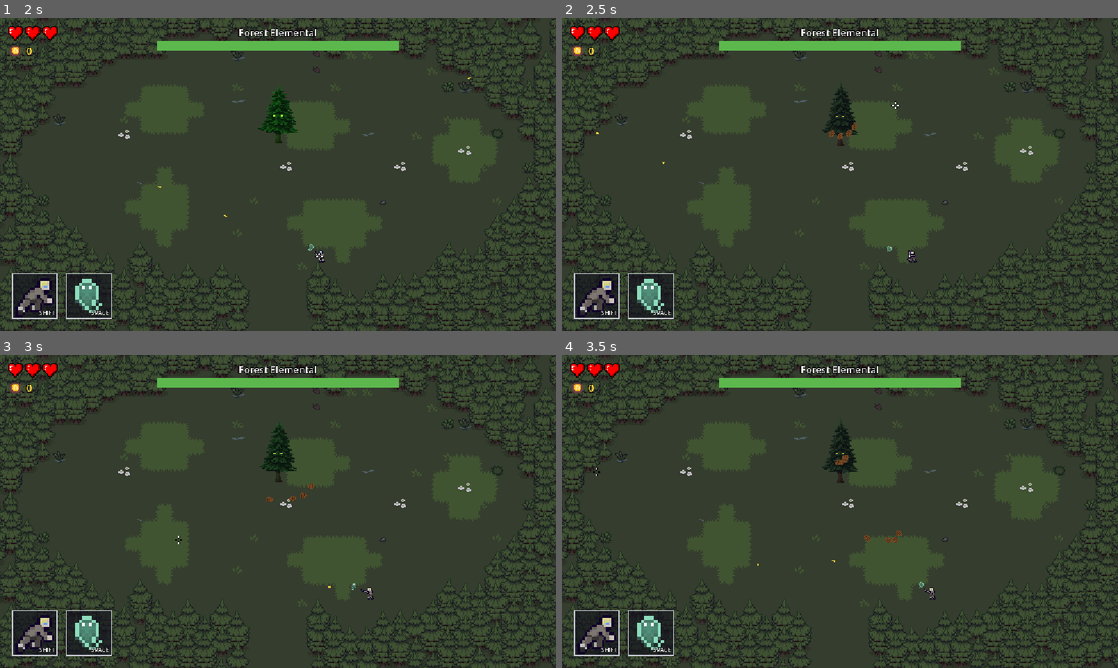
Above: before the commit, frames 1-4 (two rows, left to right).
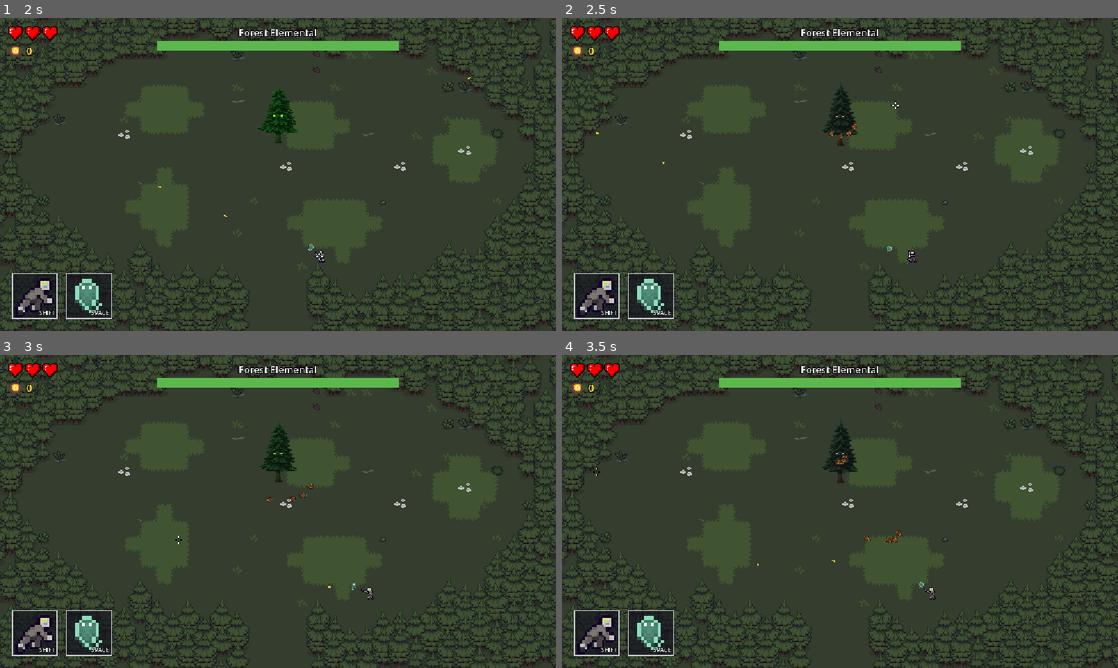
Above: after the commit, the same moments.

Repository: Silgnis/Game-Design-Project
Game: Godot game, scene res://Scenes/Rooms/boss_arena_test.tscn
Same seed, same stepped clock (60 frames per second), same inputs: the game is played once before the commit and once after it. This scene is started directly instead of the project's main scene. Sound files missing from this copy of the repository are replaced by a short silence.
Inputs (mouse positions are in pixels of both pictures, inside the frame that each line leads up to):
- Up to frame 1 (2 s): tap Enter (ui_accept) at 0.5, 0.77 s; move the mouse to (400, 158) at 0.52 s; press the mouse at (400, 158) at 0.53 s; hold Right (right) 0.53-1.25 s; release the mouse at (400, 158) at 1.25 s; drag from (166, 190) to (322, 255) at 1.27 s
- Up to frame 2 (2.5 s): move the mouse to (895, 105) at 2.02 s; hold Right (right) from 2.03 s (still down); hold E (interact) from 2.03 s (still down)
- Up to frame 3 (3 s): release Right (right) at 2.75 s; release E (interact) at 2.75 s; drag from (250, 574) to (33, 470) at 2.77 s
- Up to frame 4 (3.5 s): no input

Frame 1 is identical in both runs. In frame 2, less than 0.1% of the frame differs, in the area x 47-54%, y 33-39%; in frame 3, less than 0.1%; in frame 4, 0.1%, in the area x 49-62%, y 32-60%.

Commit message:
Changed boss attack sprites

Diff:
--- a/Scenes/Boss/pinecone.tscn
+++ b/Scenes/Boss/pinecone.tscn
@@ -1,6 +1,7 @@
 [gd_scene format=3]
 
 [ext_resource type="Script" path="res://Scripts/pinecone.gd" id="1_pinecone"]
+[ext_resource type="Texture2D" path="res://Resources/Custom Assets/Boss/pinecone.png" id="2_sprite"]
 
 [sub_resource type="CircleShape2D" id="CircleShape2D_pinecone"]
 radius = 4.0
@@ -12,3 +13,7 @@
 
 [node name="CollisionShape2D" type="CollisionShape2D" parent="."]
 shape = SubResource("CircleShape2D_pinecone")
+
+[node name="Sprite2D" type="Sprite2D" parent="."]
+texture_filter = 1
+texture = ExtResource("2_sprite")
--- a/Scenes/Boss/tree_circle.tscn
+++ b/Scenes/Boss/tree_circle.tscn
@@ -3,6 +3,7 @@
 [ext_resource type="Script" path="res://Scripts/tree_circle.gd" id="1_circle"]
 
 [node name="TreeCircle" type="Node2D"]
+texture_filter = 1
 script = ExtResource("1_circle")
 
 [node name="Timer" type="Timer" parent="."]
--- a/Scripts/pinecone.gd
+++ b/Scripts/pinecone.gd
@@ -16,9 +16,9 @@
 @export var damage: int = 1
 @export var spin_speed: float = 8.0
 
-const BODY_COLOR = Color(0.45, 0.28, 0.14)
-const SCALE_COLOR = Color(0.28, 0.16, 0.07)
-const BUFFED_BODY_COLOR = Color(0.65, 0.18, 0.1)
+const BUFFED_TINT = Color(1.6, 0.6, 0.5) # Buffed pinecones are the same sprite, tinted red
+
+@onready var sprite: Sprite2D = $Sprite2D
 
 var direction = Vector2.RIGHT
 var target: Node2D
@@ -35,6 +35,7 @@
 		acceleration *= buffed_speed_mult
 		turn_speed *= buffed_turn_mult
 		collision_mask = 2 # Player only
+		sprite.modulate = BUFFED_TINT
 	speed = start_speed
 
 func set_time_scale(value: float) -> void:
@@ -64,13 +65,3 @@
 	if body.has_method("take_damage"):
 		body.take_damage(damage)
 	queue_free()
-
-# Placeholder art until there's a pinecone sprite
-func _draw() -> void:
-	var points = PackedVector2Array()
-	for i in 12:
-		var a = TAU * i / 12
-		points.append(Vector2(cos(a) * 4.0, sin(a) * 5.5))
-	draw_colored_polygon(points, BUFFED_BODY_COLOR if buffed else BODY_COLOR)
-	for y in [-2.5, 0.0, 2.5]:
-		draw_line(Vector2(-3, y), Vector2(3, y), SCALE_COLOR, 1.0)
--- a/Scripts/tree_circle.gd
+++ b/Scripts/tree_circle.gd
@@ -19,9 +19,9 @@
 @export var trap_time: float = 4.0 # With instant, how long until the bushes take over
 @export var tree_health: int = 40
 
-const BUSH_DARK = Color(0.12, 0.32, 0.12)
-const BUSH_LIGHT = Color(0.25, 0.5, 0.2)
-const THORN_COLOR = Color(0.55, 0.4, 0.2)
+# Brambles from obstacles.png, the same art the boss's AOE thorns use
+const BRAMBLE_TEXTURE = preload("res://Resources/Custom Assets/obstacles.png")
+const BRAMBLE_REGIONS = [Rect2(80, 48, 16, 11), Rect2(80, 69, 16, 10)]
 
 enum State { CLOSING, BUSHES }
 
@@ -30,7 +30,7 @@
 var target: Node2D
 var state := State.CLOSING
 var trees: Array[BossTree] = []
-var bushes: Array[Vector3] = [] # x, y = position, z = size
+var bushes: Array[Vector3] = [] # x, y = position, z = which bramble region
 var damage_cooldown := 0.0
 var time_scale := 1.0 # Lowered while the boss is slowed by the myling
 var start_angle := NAN # Where the first tree grows (the gap closes opposite); random if not set
@@ -113,19 +113,18 @@
 	var count = int(radius * radius / 60.0)
 	for i in count:
 		var p = Vector2.RIGHT.rotated(randf() * TAU) * sqrt(randf()) * radius
-		bushes.append(Vector3(p.x, p.y, randf_range(5.0, 8.0)))
+		bushes.append(Vector3(p.x, p.y, randi() % BRAMBLE_REGIONS.size()))
+	# Draw back to front so lower brambles overlap the ones above them
+	bushes.sort_custom(func(a, b): return a.y < b.y)
 
 	scale = Vector2(0.6, 0.6)
 	create_tween().tween_property(self, "scale", Vector2.ONE, 0.2) \
 		.set_trans(Tween.TRANS_BACK).set_ease(Tween.EASE_OUT)
 	queue_redraw()
 
-# Placeholder art until there are proper bush sprites
 func _draw() -> void:
 	if state != State.BUSHES:
 		return
 	for b in bushes:
-		var p = Vector2(b.x, b.y)
-		draw_circle(p, b.z, BUSH_DARK)
-		draw_circle(p + Vector2(-b.z * 0.3, -b.z * 0.3), b.z * 0.55, BUSH_LIGHT)
-		draw_line(p + Vector2(b.z * 0.4, 0), p + Vector2(b.z * 0.9, -b.z * 0.4), THORN_COLOR, 1.0)
+		var region: Rect2 = BRAMBLE_REGIONS[int(b.z)]
+		draw_texture_rect_region(BRAMBLE_TEXTURE, Rect2(Vector2(b.x, b.y) - region.size / 2, region.size), region)
Binary file added: Resources/Custom Assets/Boss/pinecone.png
Not shown, added: Resources/Custom Assets/Boss/pinecone.png.import
